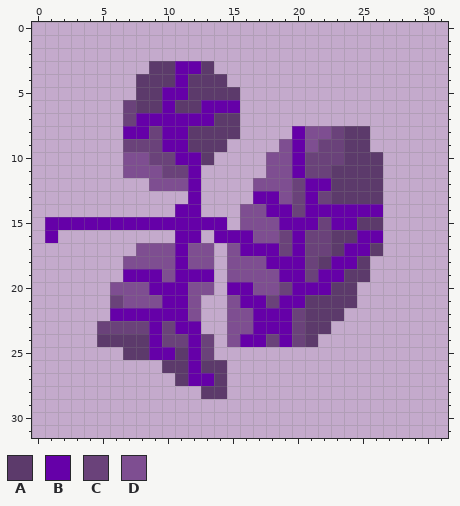
Pixel-art sprite -- sprites/blocks/environment/ore-anolead3.png. Above is the file before it was changed.
The file is 32x32 pixels.
Palette (. is transparent): A #5c3a6b  B #6500a8  C #6a427a  D #7e4e91
After:
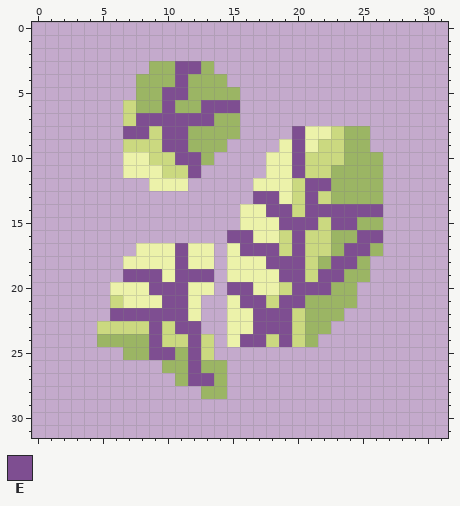
Colours new in this view: E #7e4e91
From old to new:
{"colour":"A","old":"#5c3a6b","new":"#9bb564"}
{"colour":"C","old":"#6a427a","new":"#cbd980"}
{"colour":"D","old":"#7e4e91","new":"#ecf2aa"}
{"y":3,"x":11,"old":"BB","new":"EE"}
{"y":4,"x":11,"old":"B","new":"E"}
{"y":5,"x":10,"old":"BB","new":"EE"}
{"y":6,"x":10,"old":"B","new":"E"}
{"y":6,"x":13,"old":"BBB","new":"EEE"}
{"y":7,"x":8,"old":"BBBBBB","new":"EEEEEE"}
{"y":8,"x":7,"old":"BB","new":"EE"}
{"y":8,"x":10,"old":"BB","new":"EE"}
{"y":8,"x":20,"old":"B","new":"E"}
{"y":9,"x":10,"old":"BB","new":"EE"}
{"y":9,"x":20,"old":"B","new":"E"}
{"y":10,"x":11,"old":"BB","new":"EE"}
{"y":10,"x":20,"old":"B","new":"E"}
{"y":11,"x":12,"old":"B","new":"E"}
{"y":11,"x":20,"old":"B","new":"E"}
{"y":12,"x":12,"old":"B","new":"."}
{"y":12,"x":21,"old":"BB","new":"EE"}
{"y":13,"x":12,"old":"B","new":"."}
{"y":13,"x":17,"old":"BB","new":"EE"}
{"y":13,"x":21,"old":"B","new":"E"}
{"y":14,"x":11,"old":"BB","new":".."}
{"y":14,"x":18,"old":"BB","new":"EE"}
{"y":14,"x":21,"old":"BBBBBB","new":"EEEEEE"}
{"y":15,"x":1,"old":"BBBBBBBBBBBBBB","new":".............."}
{"y":15,"x":19,"old":"BBB","new":"EEE"}
{"y":15,"x":23,"old":"BB","new":"EE"}
{"y":16,"x":1,"old":"B","new":"."}
{"y":16,"x":11,"old":"BB","new":".."}
{"y":16,"x":14,"old":"BBB","new":".EE"}
{"y":16,"x":20,"old":"B","new":"E"}
{"y":16,"x":25,"old":"BB","new":"EE"}
{"y":17,"x":11,"old":"B","new":"E"}
{"y":17,"x":16,"old":"BBB","new":"EEE"}
{"y":17,"x":20,"old":"B","new":"E"}
{"y":17,"x":24,"old":"BB","new":"EE"}
{"y":18,"x":11,"old":"B","new":"E"}
{"y":18,"x":18,"old":"BBB","new":"EEE"}
{"y":18,"x":23,"old":"BB","new":"EE"}
{"y":19,"x":7,"old":"BBB","new":"EEE"}
{"y":19,"x":11,"old":"BBB","new":"EEE"}
{"y":19,"x":19,"old":"BB","new":"EE"}
{"y":19,"x":22,"old":"BB","new":"EE"}
{"y":20,"x":9,"old":"BBB","new":"EEE"}
{"y":20,"x":15,"old":"BB","new":"EE"}
{"y":20,"x":20,"old":"BBB","new":"EEE"}
{"y":21,"x":10,"old":"BB","new":"EE"}
{"y":21,"x":16,"old":"BB","new":"EE"}
{"y":21,"x":19,"old":"BB","new":"EE"}
{"y":22,"x":6,"old":"BBBBBB","new":"EEEEEE"}
{"y":22,"x":17,"old":"BBB","new":"EEE"}
{"y":23,"x":9,"old":"B","new":"E"}
{"y":23,"x":11,"old":"BB","new":"EE"}
{"y":23,"x":17,"old":"BBB","new":"EEE"}
{"y":24,"x":9,"old":"B","new":"E"}
{"y":24,"x":12,"old":"B","new":"E"}
{"y":24,"x":16,"old":"BB","new":"EE"}
{"y":24,"x":19,"old":"B","new":"E"}
{"y":25,"x":9,"old":"BB","new":"EE"}
{"y":25,"x":12,"old":"B","new":"E"}
{"y":26,"x":12,"old":"B","new":"E"}
{"y":27,"x":12,"old":"BB","new":"EE"}
{"label":"changed","picture_box":[45,61,383,399]}
